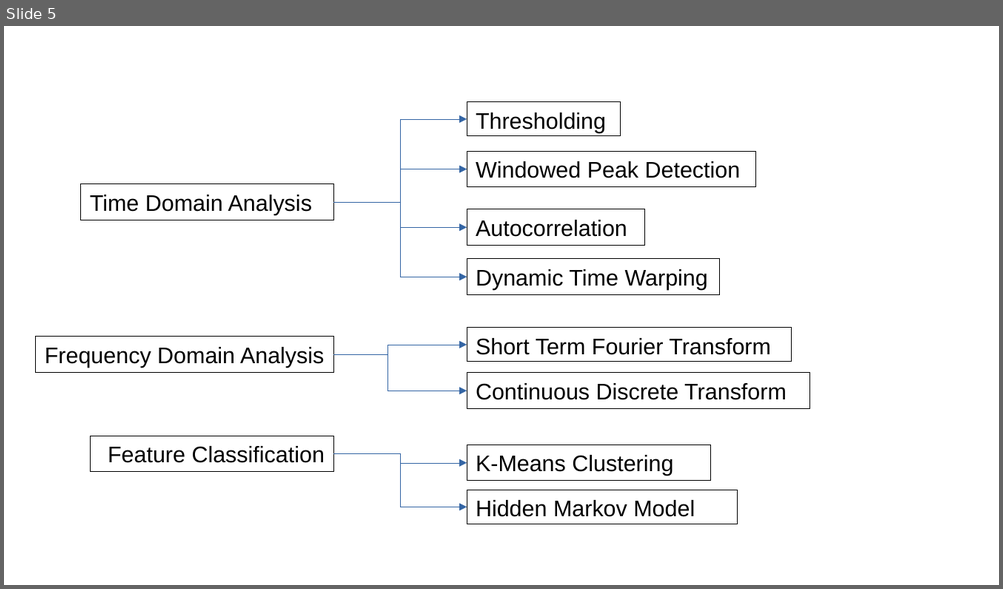
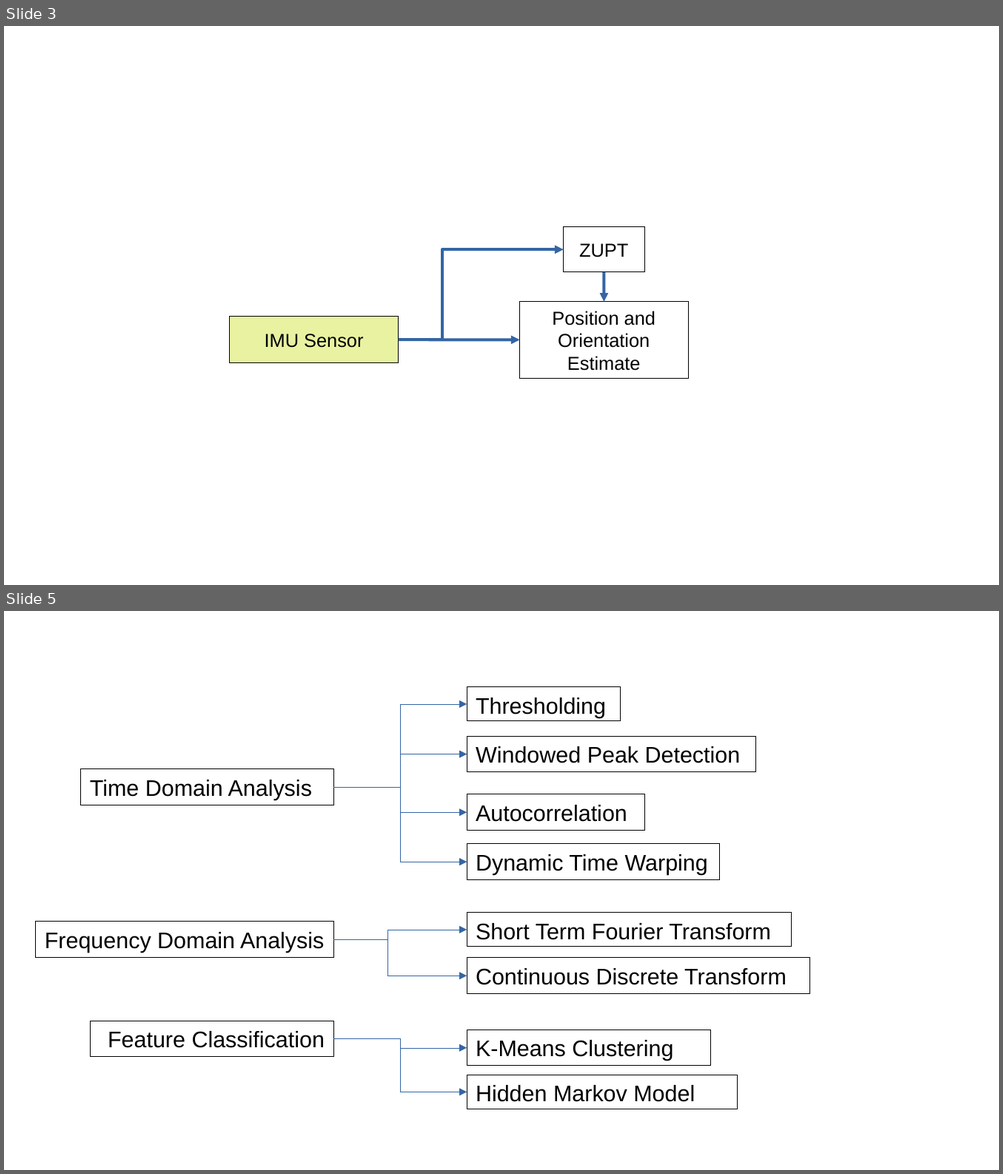
Before and after one commit to xiaohushaoxiang/Thesis-Report, a slide deck: diagramsv2.odp. Shown one above the other, each under a label of ours: slide 5 before the commit, slides 3 and 5 after it; the slides between them are not shown. The pictures are 1003x589 and 1003x1174 pixels, drawn with LibreOffice and Linux fonts; fonts in the diff are those of the drawing. Boxes give left, top, right and bottom in pixels: in the first picture for what was removed or moved away, otherwise in the second. Text is boxed around its words. In the diff, an @@ line names an element or a change of style, - is before the commit and + after.

```diff
--- a/diagramsv2.odp
+++ b/diagramsv2.odp
@@ slide 3 added at box(4, 26, 999, 585), background #FFFFFF @@
@@ rectangle added at box(563, 227, 645, 272), outline #000000 0 pt, 15 pt, text #000000 @@
+ZUPT
@@ elbow arrow added from (398, 340) to (563, 249), #3465A4 2.3 pt @@
@@ arrow added from (604, 272) to (604, 302), #3465A4 2.3 pt @@
@@ rectangle added at box(519, 302, 688, 379), outline #000000 0 pt, 15 pt, text #000000 @@
+Position and Orientation Estimate
@@ rectangle added at box(230, 317, 398, 363), fill #E8F2A1, outline #000000 0 pt, 15 pt, text #000000 @@
+IMU Sensor
@@ arrow added from (398, 340) to (519, 340), #3465A4 2.3 pt @@
```
Also in this commit, not shown: 3 slides changed, 1 slide removed, 24 other files.
